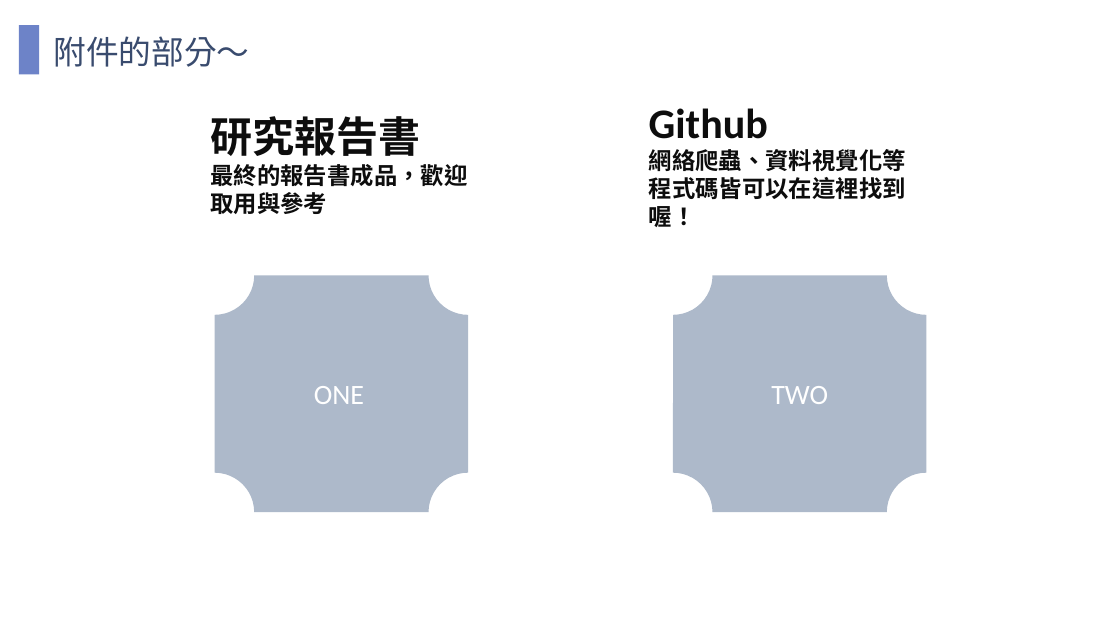
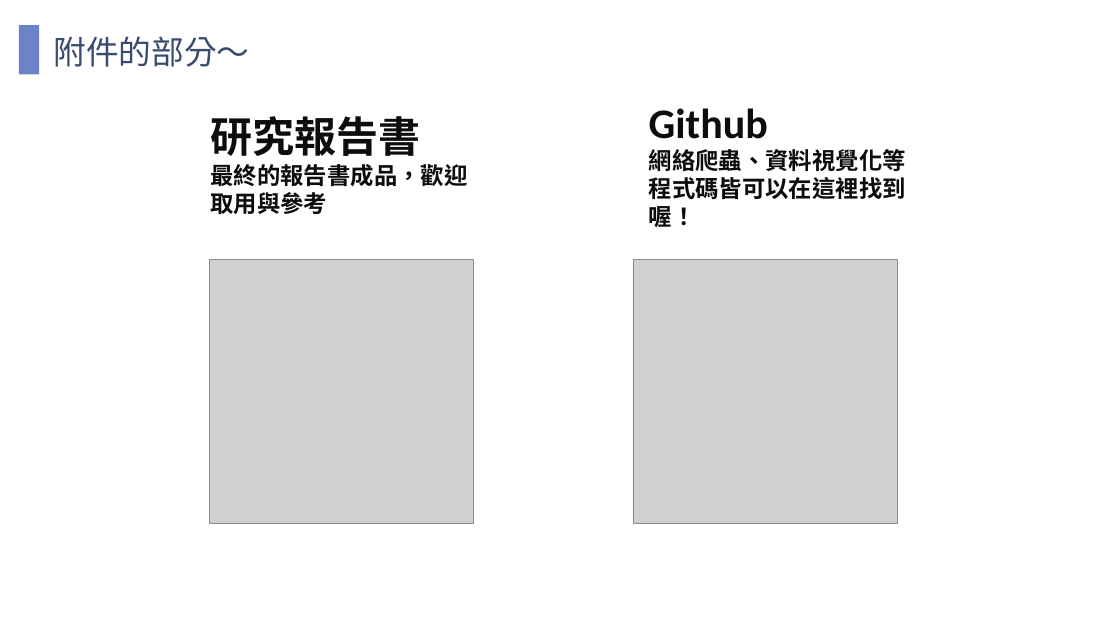
Before and after one commit to Sigolon/Taipai_Data-Challenge_2023, a slide deck: slide 15 of 台北市_人口遷移專案.pptx. Drawn at 1120x630 pixels with LibreOffice and Linux fonts; fonts in the diff are those of the drawing; grey boxes stand for pictures. Boxes give left, top, right and bottom in pixels: in the first picture for what was removed or moved away, otherwise in the second. Text is boxed around its words. In the diff, an @@ line names an element or a change of style, - is before the commit and + after.

Commit message:
更新補充

```diff
--- a/台北市_人口遷移專案.pptx
+++ b/台北市_人口遷移專案.pptx
@@ picture added at [209, 260, 474, 524] @@
@@ picture added at [634, 260, 898, 524] @@
@@ plaque removed at [215, 276, 469, 513] @@
-ONE
@@ plaque removed at [673, 276, 927, 513] @@
-TWO
```
